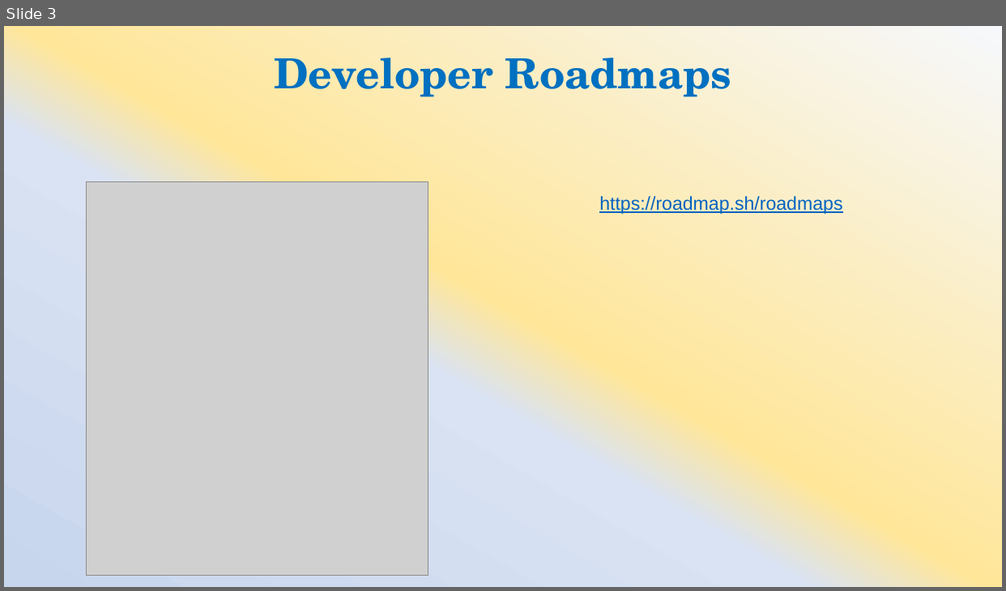
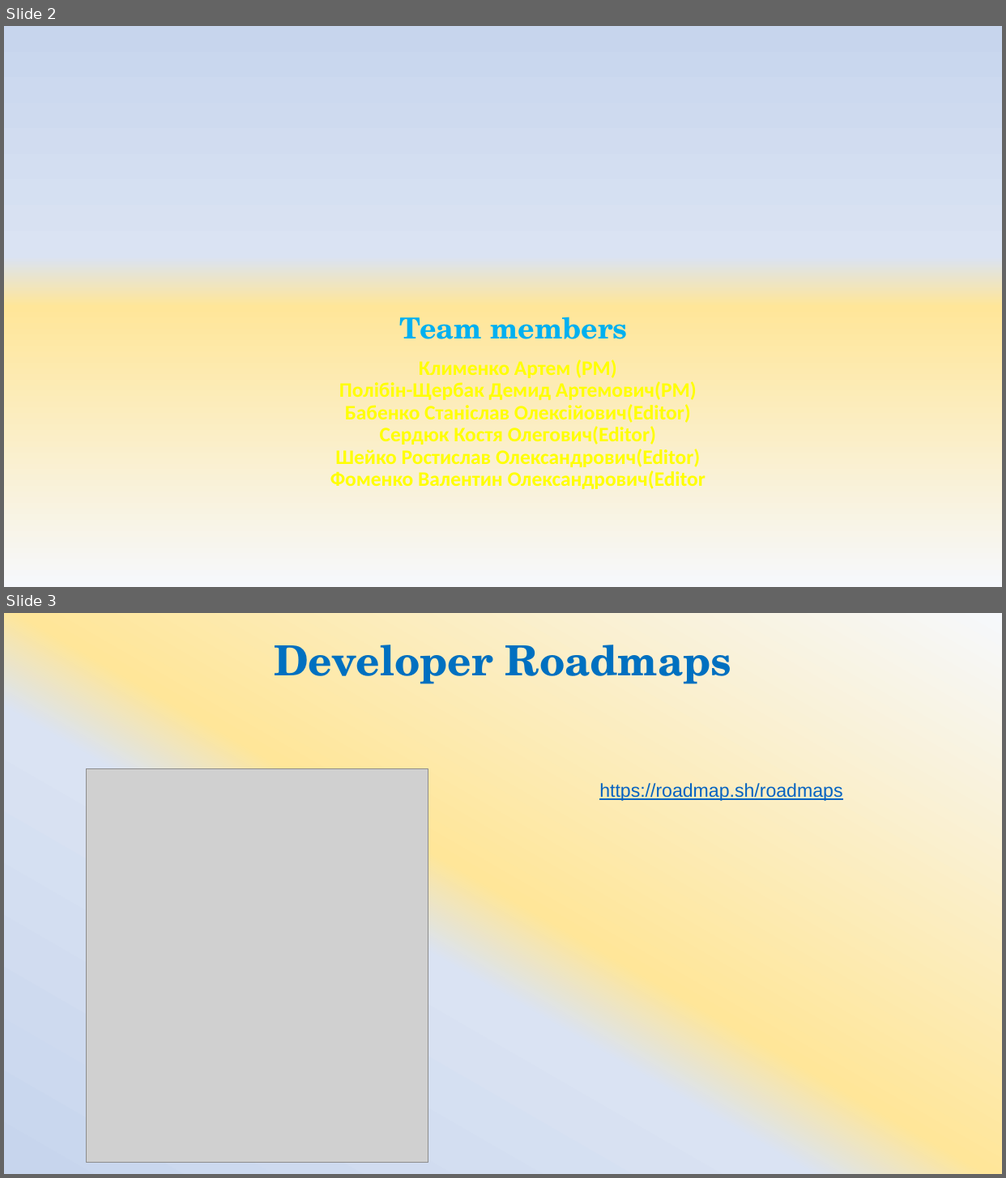
Before and after one commit to ArtemKlym/git_presentation, a slide deck: Git_1 part.pptx. Shown one above the other, each under a label of ours: slide 3 before the commit, slides 2 and 3 after it. The pictures are 1006x591 and 1006x1178 pixels, drawn with LibreOffice and Linux fonts; fonts in the diff are those of the drawing; grey boxes stand for pictures. Boxes give left, top, right and bottom in pixels: in the first picture for what was removed or moved away, otherwise in the second. Text is boxed around its words. In the diff, an @@ line names an element or a change of style, - is before the commit and + after.

Commit message:
Team members
List

```diff
--- a/Git_1 part.pptx
+++ b/Git_1 part.pptx
@@ slide 2 added at bbox=[4, 26, 1002, 587], background gradient #F6F8FC to #FFE699 to #DAE3F3 to #C7D5ED @@
@@ title added at bbox=[330, 317, 705, 489], 19.8 pt, text #FFFF00, bold @@
+Team members
+Клименко Артем (PM)
+Полібін-Щербак Демид Артемович(PM)
+Бабенко Станіслав Олексійович(Editor)
+Сердюк Костя Олегович(Editor)
+Шейко Ростислав Олександрович(Editor)
+Фоменко Валентин Олександрович(Editor
```
Also in this commit, not shown: 3 slides changed, 1 slide removed.
